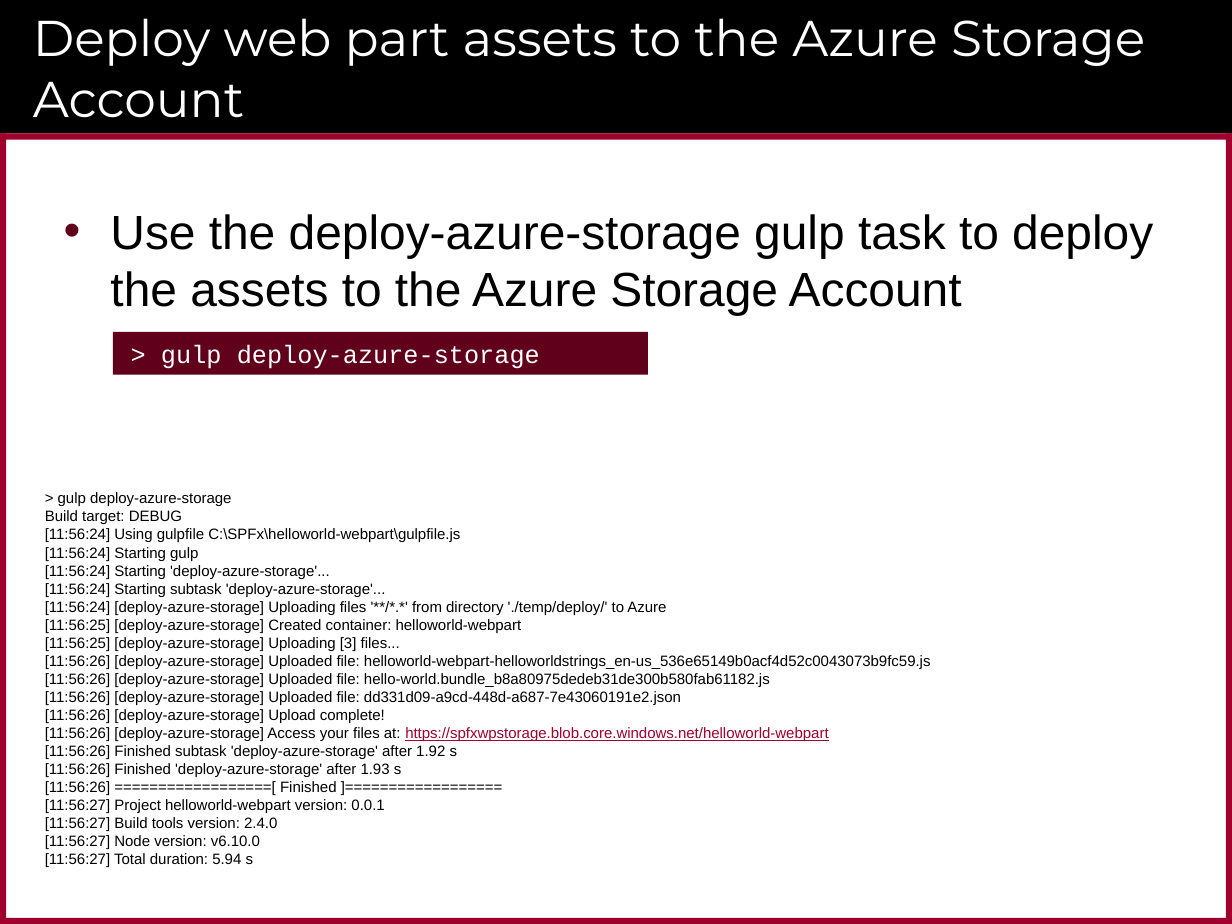
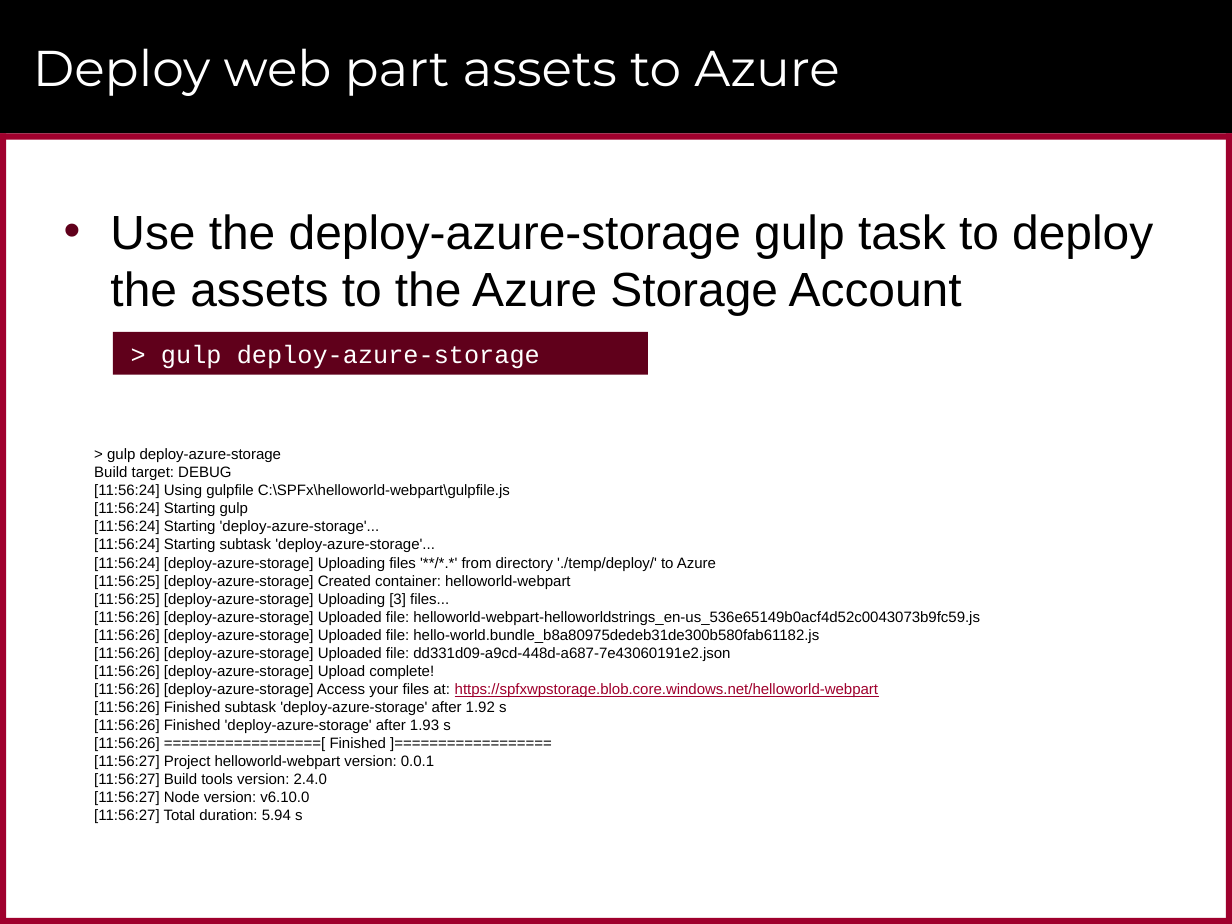
Before and after one commit to CriticalPathTraining/MSD365_Courseware, a slide deck: slide 29 of 06 PackagingAndDeployment.pptx. Drawn at 1232x924 pixels with LibreOffice and Linux fonts; fonts in the diff are those of the drawing; background and template pictures are left out. Boxes give left, top, right and bottom in pixels: in the first picture for what was removed or moved away, otherwise in the second. Text is boxed around its words. In the diff, an @@ line names an element or a change of style, - is before the commit and + after.

```diff
--- a/06 PackagingAndDeployment.pptx
+++ b/06 PackagingAndDeployment.pptx
@@ title at bbox=[33, 48, 840, 96]: text changed @@
-Deploy web part assets to the Azure Storage Account
+Deploy web part assets to Azure
@@ text "> gulp deploy-azure-storage": place and size @@
-text "> gulp deploy-azure-storage" at bbox=[45, 492, 931, 867]
+text "> gulp deploy-azure-storage" at bbox=[94, 448, 980, 823]
```
Also in this commit, not shown: 9 other slides changed, 2 slides added, 10 slides removed, 11 other files.
